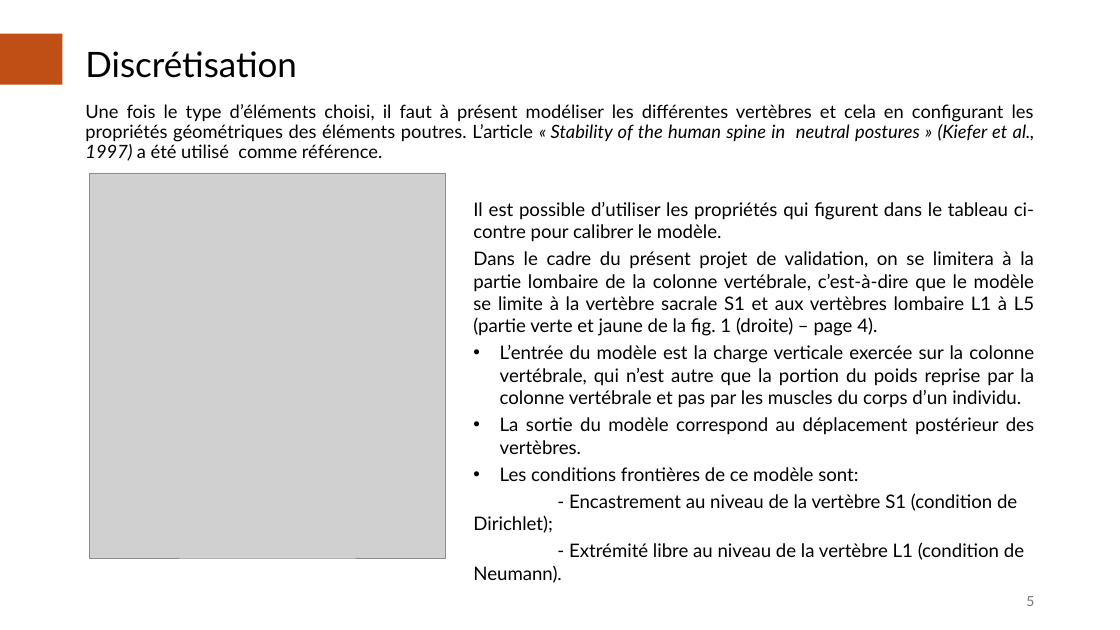
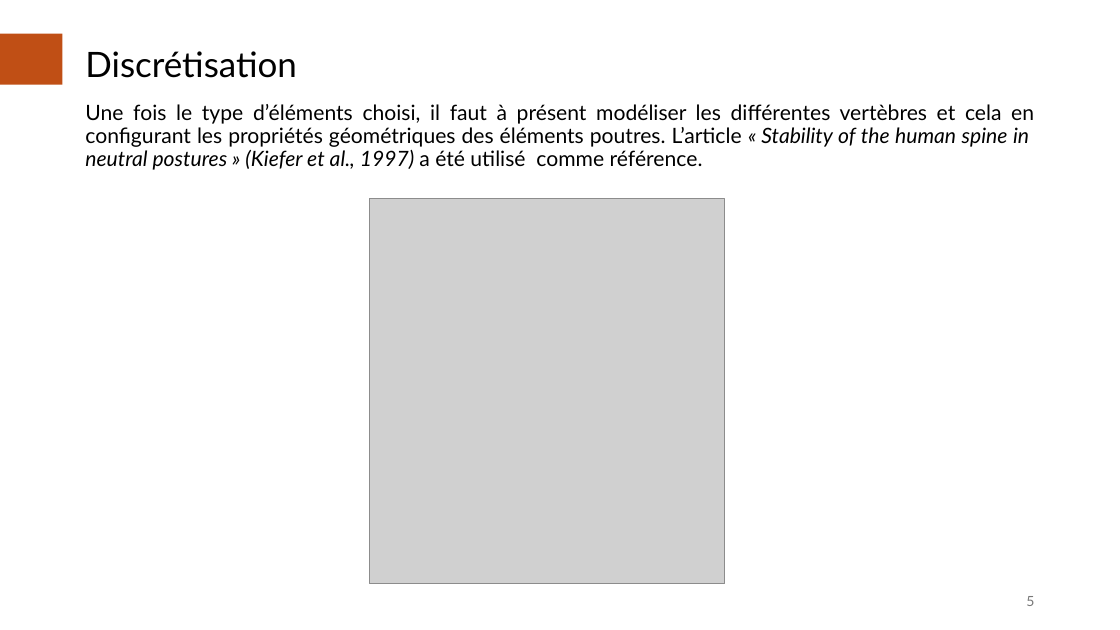
Before and after one commit to AcileSf/MEC8211ProjetFinal, a slide deck: slide 5 of Presentation_Projet.pptx. Drawn at 1120x630 pixels with LibreOffice and Linux fonts; fonts in the diff are those of the drawing; grey boxes stand for pictures. Boxes give left, top, right and bottom in pixels: in the first picture for what was removed or moved away, otherwise in the second. Text is boxed around its words. In the diff, an @@ line names an element or a change of style, - is before the commit and + after.

```diff
--- a/Presentation_Projet.pptx
+++ b/Presentation_Projet.pptx
@@ text "Une fois le type d’éléments ..." at box(85, 104, 1034, 170): size 15.7 to 18.2 pt @@
@@ picture: place and size @@
-picture at box(90, 173, 445, 558)
+picture at box(370, 199, 725, 584)
@@ text removed at box(473, 202, 1034, 583) @@
-Il est possible d’utiliser les propriétés qui figurent dans le tableau ci-contre pour calibrer le modèle.
-Dans le cadre du présent projet de validation, on se limitera à la partie lombaire de la colonne vertébrale, c’est-à-dire que le modèle se limite à la vertèbre sacrale S1 et aux vertèbres lombaire L1 à L5 (partie verte et jaune de la fig. 1 (droite) – page 4).
-• L’entrée du modèle est la charge verticale exercée sur la colonne vertébrale, qui n’est autre que la portion du poids reprise par la colonne vertébrale et pas par les muscles du corps d’un individu.
-• La sortie du modèle correspond au déplacement postérieur des vertèbres.
-• Les conditions frontières de ce modèle sont:
-- Encastrement au niveau de la vertèbre S1 (condition de Dirichlet);
-- Extrémité libre au niveau de la vertèbre L1 (condition de Neumann).
```
Also in this commit, not shown: 9 other slides changed, 1 slide removed.
